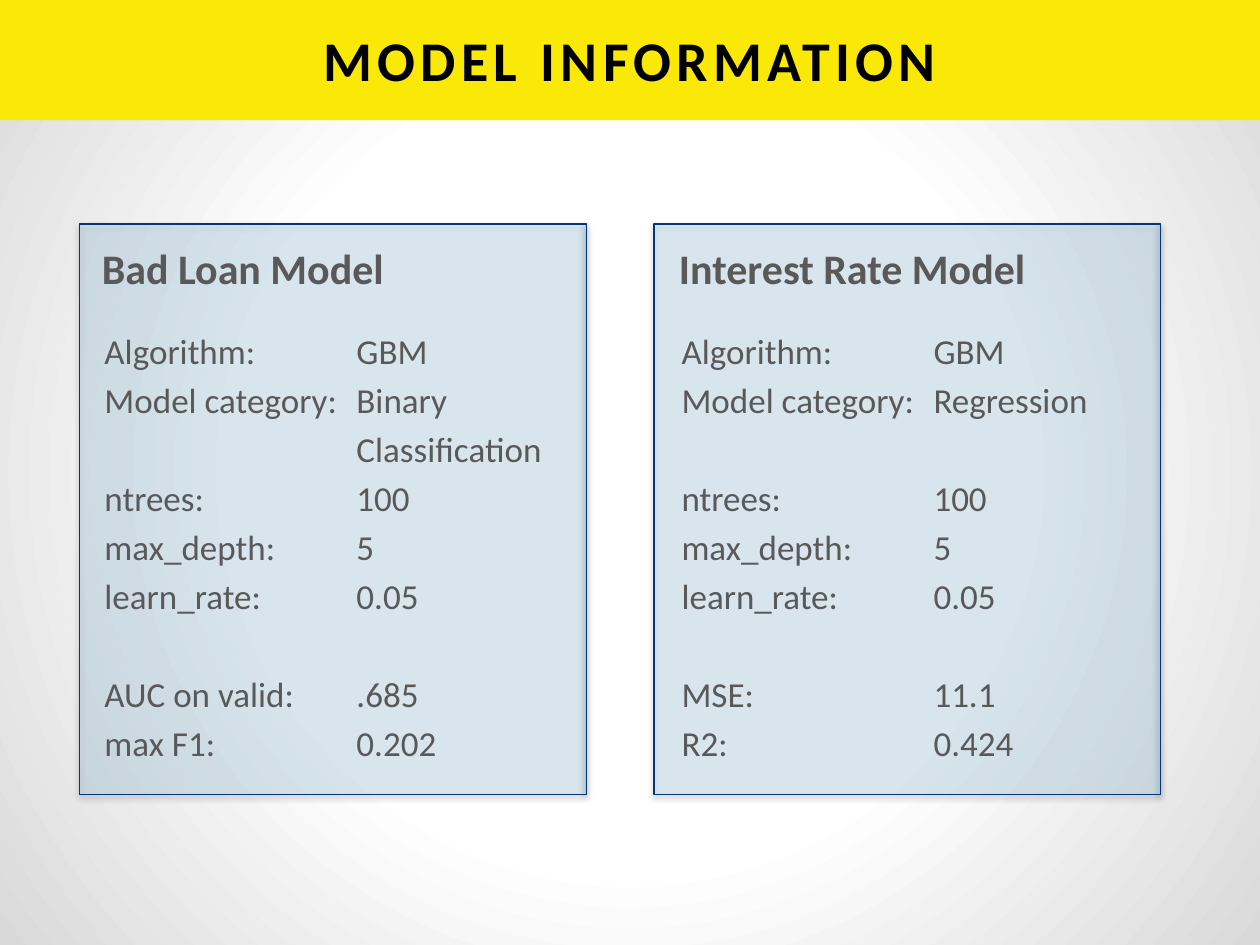
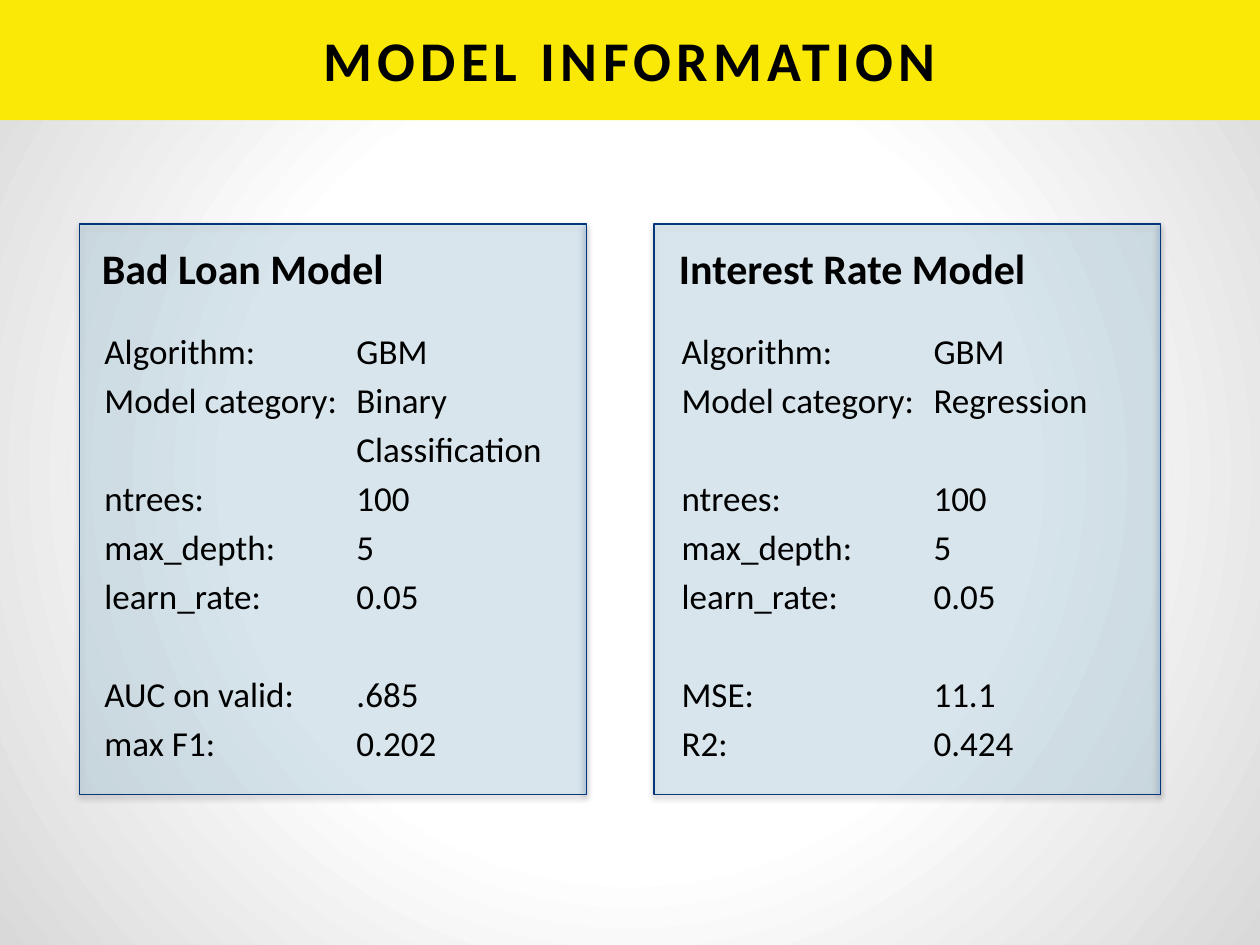
Before and after one commit to h2oai/h2o-tutorials, a slide deck: slide 10 of tutorials/building-a-smarter-application/BuildingASmarterApplication.pptx. Drawn at 1260x945 pixels with LibreOffice and Linux fonts; fonts in the diff are those of the drawing; background and template pictures are left out. Boxes give left, top, right and bottom in pixels: in the first picture for what was removed or moved away, otherwise in the second. Text is boxed around its words. In the diff, an @@ line names an element or a change of style, - is before the commit and + after.

```diff
--- a/tutorials/building-a-smarter-application/BuildingASmarterApplication.pptx
+++ b/tutorials/building-a-smarter-application/BuildingASmarterApplication.pptx
@@ text colour #595959 to #000000 in 4 elements at box(102, 254, 383, 285), box(104, 339, 541, 757), box(679, 254, 1025, 285), box(682, 339, 1088, 757) @@
```
Also in this commit, not shown: 2 other slides changed, 1 slide added, 1 other file.
